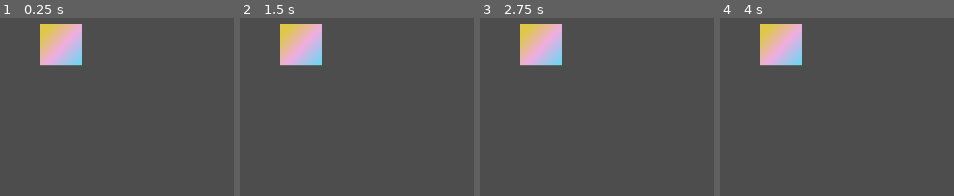
Above: before the commit, frames 1-4 (left to right).
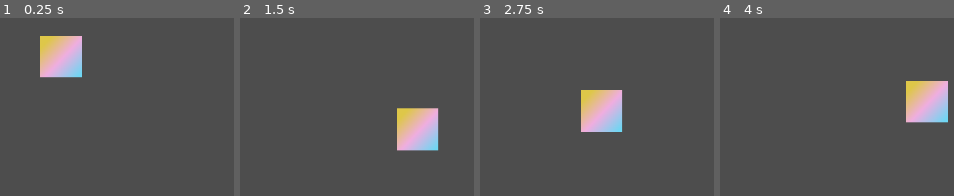
Above: after the commit, the same moments.

Repository: BoopEnthusiast/Mini-Jam-175
Game: Godot game, scene res://worlds/main.tscn
The game is run twice, just before and just after one commit, with the same random seed, the same clock (stepped at 60 frames per second) and the same inputs.
Inputs:
- Up to frame 1 (0.25 s): no input
- Up to frame 2 (1.5 s): hold D (right, bound only after the commit) from 0.53 s (still down); tap Space (jump, bound only after the commit) at 0.6, 0.77, 1.07, 1.35 s
- Up to frame 3 (2.75 s): tap Space (jump, bound only after the commit) at 1.52, 1.82, 2.1 s; release D (right, bound only after the commit) at 2.03 s; hold A (left, bound only after the commit) from 2.03 s (still down)
- Up to frame 4 (4 s): release A (left, bound only after the commit) at 2.78 s; hold D (right, bound only after the commit) from 2.78 s (still down); tap Space (jump, bound only after the commit) at 2.85, 3.02, 3.32, 3.6, 3.77 s

The runs differ from the first frame. In frame 1, 5.4% of the frame differs, in the area x 17-36%, y 3-34%; in frame 2, 8.6%, in the area x 17-86%, y 3-75%; in frame 3, 8.4%; in frame 4, 8.5%.

Commit message:
Nicer character controller + singleton

Diff:
--- /dev/null
+++ b/entities/player/player.gd
@@ -0,0 +1,42 @@
+extends CharacterBody2D
+
+
+const SPEED = 300.0
+const ACCEL = 100.0
+
+const JUMP_VELOCITY = -400.0
+
+var was_on_floor: bool = false
+var has_double_jumped: bool = false
+
+@onready var coyote_time: Timer = $CoyoteTime
+
+
+func _physics_process(delta: float) -> void:
+	# Add the gravity.
+	if not is_on_floor():
+		velocity += get_gravity() * delta
+		if was_on_floor:
+			coyote_time.start()
+	else:
+		has_double_jumped = false
+
+	# Handle jump.
+	if Input.is_action_just_pressed("jump"):
+		if is_on_floor() or not coyote_time.is_stopped():
+			velocity.y = JUMP_VELOCITY
+		elif not has_double_jumped:
+			velocity.y = JUMP_VELOCITY
+			has_double_jumped = true
+
+	# Get the input direction and handle the movement/deceleration.
+	# As good practice, you should replace UI actions with custom gameplay actions.
+	var direction := Input.get_axis("left", "right")
+	if direction:
+		velocity.x = move_toward(velocity.x, direction * SPEED, ACCEL)
+	else:
+		velocity.x = move_toward(velocity.x, 0, ACCEL)
+
+	move_and_slide()
+
+	was_on_floor = is_on_floor()
--- a/entities/player/player.tscn
+++ b/entities/player/player.tscn
@@ -1,4 +1,6 @@
-[gd_scene load_steps=4 format=3 uid="uid://ckb4ovkhr6os7"]
+[gd_scene load_steps=5 format=3 uid="uid://ckb4ovkhr6os7"]
+
+[ext_resource type="Script" path="res://entities/player/player.gd" id="1_85tuv"]
 
 [sub_resource type="RectangleShape2D" id="RectangleShape2D_gf7d2"]
 size = Vector2(100, 100)
@@ -13,6 +15,7 @@
 fill_to = Vector2(0.973913, 0.934783)
 
 [node name="Player" type="CharacterBody2D"]
+script = ExtResource("1_85tuv")
 
 [node name="Collider" type="CollisionShape2D" parent="."]
 shape = SubResource("RectangleShape2D_gf7d2")
@@ -20,3 +23,8 @@
 [node name="Sprite" type="Sprite2D" parent="."]
 scale = Vector2(1.5625, 1.5625)
 texture = SubResource("GradientTexture2D_q8rct")
+
+[node name="CoyoteTime" type="Timer" parent="."]
+process_callback = 0
+wait_time = 0.1
+one_shot = true
--- a/project.godot
+++ b/project.godot
@@ -15,8 +15,33 @@
 config/features=PackedStringArray("4.3", "Forward Plus")
 config/icon="res://misc/icon.svg"
 
+[autoload]
+
+Singleton="*res://singleton.gd"
+
 [display]
 
 window/size/viewport_width=1920
 window/size/viewport_height=1080
 window/stretch/mode="viewport"
+
+[input]
+
+left={
+"deadzone": 0.5,
+"events": [Object(InputEventKey,"resource_local_to_scene":false,"resource_name":"","device":-1,"window_id":0,"alt_pressed":false,"shift_pressed":false,"ctrl_pressed":false,"meta_pressed":false,"pressed":false,"keycode":0,"physical_keycode":65,"key_label":0,"unicode":97,"location":0,"echo":false,"script":null)
+, Object(InputEventJoypadMotion,"resource_local_to_scene":false,"resource_name":"","device":-1,"axis":0,"axis_value":-1.0,"script":null)
+]
+}
+right={
+"deadzone": 0.5,
+"events": [Object(InputEventKey,"resource_local_to_scene":false,"resource_name":"","device":-1,"window_id":0,"alt_pressed":false,"shift_pressed":false,"ctrl_pressed":false,"meta_pressed":false,"pressed":false,"keycode":0,"physical_keycode":68,"key_label":0,"unicode":100,"location":0,"echo":false,"script":null)
+, Object(InputEventJoypadMotion,"resource_local_to_scene":false,"resource_name":"","device":-1,"axis":0,"axis_value":1.0,"script":null)
+]
+}
+jump={
+"deadzone": 0.5,
+"events": [Object(InputEventKey,"resource_local_to_scene":false,"resource_name":"","device":-1,"window_id":0,"alt_pressed":false,"shift_pressed":false,"ctrl_pressed":false,"meta_pressed":false,"pressed":false,"keycode":0,"physical_keycode":32,"key_label":0,"unicode":32,"location":0,"echo":false,"script":null)
+, Object(InputEventJoypadButton,"resource_local_to_scene":false,"resource_name":"","device":-1,"button_index":0,"pressure":0.0,"pressed":true,"script":null)
+]
+}
--- /dev/null
+++ b/singleton.gd
@@ -0,0 +1 @@
+extends Node
--- a/worlds/main.tscn
+++ b/worlds/main.tscn
@@ -1,6 +1,7 @@
-[gd_scene load_steps=2 format=3 uid="uid://c2sfgiye8m21p"]
+[gd_scene load_steps=3 format=3 uid="uid://c2sfgiye8m21p"]
 
 [ext_resource type="PackedScene" uid="uid://ckb4ovkhr6os7" path="res://entities/player/player.tscn" id="1_sv5rq"]
+[ext_resource type="PackedScene" uid="uid://cwjahemx1p0f7" path="res://objects/container.tscn" id="2_xuwyc"]
 
 [node name="Main" type="Node2D"]
 
@@ -9,7 +10,4 @@
 [node name="Player" parent="." instance=ExtResource("1_sv5rq")]
 position = Vector2(0, 153)
 
-[node name="Container" type="StaticBody2D" parent="."]
-
-[node name="CollisionPolygon2D" type="CollisionPolygon2D" parent="Container"]
-polygon = PackedVector2Array(-400, 500, -400, -600, -1000, -600, -1000, 900, 1000, 900, 1000, -600, 400, -600, 400, 500)
+[node name="Container" parent="." instance=ExtResource("2_xuwyc")]
